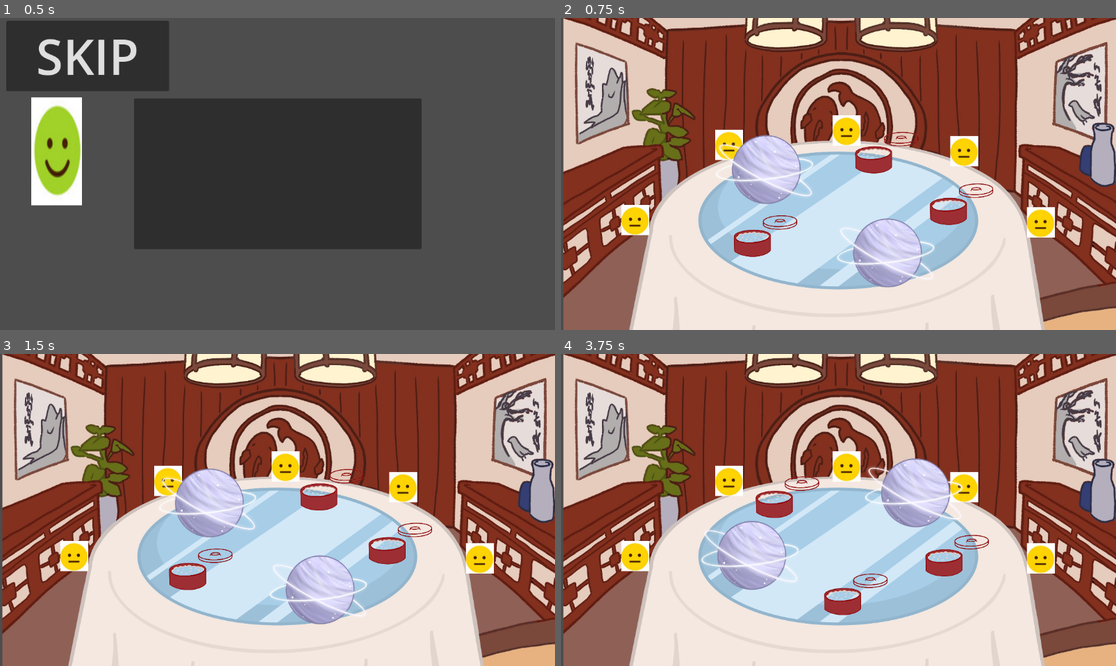
Above: before the commit, frames 1-4 (two rows, left to right).
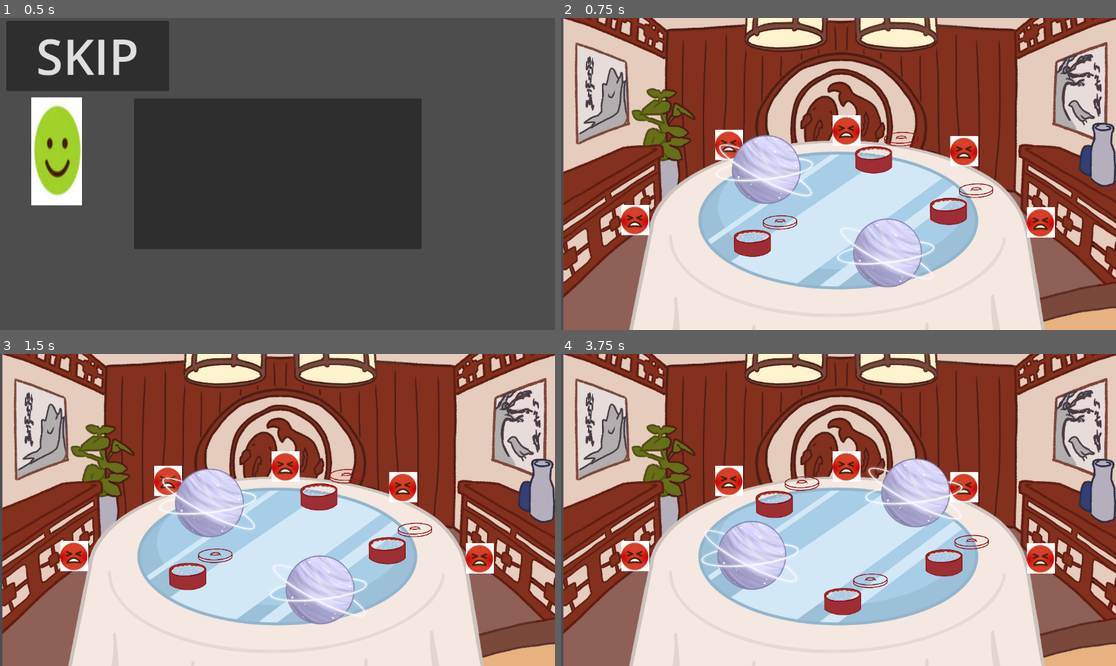
Above: after the commit, the same moments.

Repository: game-dev-besties/lupe_game
Game: Godot game, scene res://scenes/cutscene.tscn
Two runs of this game, one before a commit and one after it. Both use one fixed random seed, a clock stepped at 60 frames per second and the inputs below.
Inputs (mouse positions are in pixels of both pictures, inside the frame that each line leads up to):
- Up to frame 1 (0.5 s): no input
- Up to frame 2 (0.75 s): click "SKIP" at 0.5 s
- Up to frame 3 (1.5 s): tap Enter (ui_accept) at 1.25 s; move the mouse to (399, 538) at 1.27 s; hold Right (ui_right) from 1.28 s (still down); click (399, 538) at 1.42 s
- Up to frame 4 (3.75 s): tap Enter (ui_accept) at 1.52, 2.27 s; move the mouse to (810, 588) at 2.02 s; release Right (ui_right) at 2.03 s; hold Left (ui_left) 2.03-2.78 s; click (810, 588) at 2.17 s; move the mouse to (749, 522) at 2.77 s; hold Right (ui_right) from 2.78 s (still down); click (749, 522) at 2.92 s; move the mouse to (860, 485) at 3.52 s; click (860, 485) at 3.67 s

Frame 1 is identical in both runs. In frame 2, 1.8% of the frame differs, in the area x 10-89%, y 31-71%; in frame 3, 1.8%; in frame 4, 1.8%.

Commit message:
add satiation and refactor dishes

Diff:
--- a/scripts/dish.gd
+++ b/scripts/dish.gd
@@ -10,6 +10,7 @@
 var item_name: String
 var effect: String
 var quantity: int
+var satiation_value: int
 
 
 var ellipse_width: float = 400.0
@@ -22,6 +23,7 @@
 	self.item_name = data.get("item_name", "Unknown Item")
 	self.effect = data.get("effect", "none")
 	self.quantity = data.get("quantity", 1)
+	self.satiation_value = data.get("satiation_value", 5)
 
 	sprite.texture = data.get("texture")
 	var scale_factor = data.get("scale", 1.0)
@@ -54,21 +56,35 @@
 	else:
 		z_index = 1
 
-func consume():
-	stop_consumption_effects()
-	if active_wobble_tween:
-		active_wobble_tween.kill()
-	rotation_degrees = 0
-	if quantity > 0:
-		quantity -= 1
-		print(item_name + " quantity is now: " + str(quantity))
-	if quantity <= 0:
-		_on_empty()
+func _on_empty():
+	print(item_name + " is now empty!")
+	$Sprite2D.texture = empty_plate_texture
+	# Make the dish un-clickable and un-desirable
+	item_name = "Empty Plate"
+	$CollisionShape2D.disabled = true
 
-func stop_consumption_effects():
+func start_consumption(duration: float, consumer: NPC):
+	# Don't start if already being consumed
+	if active_consume_timer and active_consume_timer.is_valid():
+		return
+	consumption_particles.emitting = true
+	active_wobble_tween = create_tween().set_loops()
+	active_wobble_tween.tween_property(self, "rotation_degrees", 5, 0.1)
+	active_wobble_tween.tween_property(self, "rotation_degrees", -5, 0.1)
+	active_wobble_tween.tween_property(self, "rotation_degrees", 0, 0.1)
+	active_consume_timer = create_tween()
+	active_consume_timer.tween_interval(duration)
+	active_consume_timer.tween_callback(self._on_consumption_finished.bind(consumer))
+
+func _on_consumption_finished(consumer: NPC):
+	consumer.eat(self.satiation_value)
+	self.consume()
+
+func cancel_consumption():
 	if active_wobble_tween:
 		active_wobble_tween.kill()
 		active_wobble_tween = null
+
 	if active_consume_timer:
 		active_consume_timer.kill()
 		active_consume_timer = null
@@ -76,18 +92,10 @@
 	consumption_particles.emitting = false
 	rotation_degrees = 0
 
-func _on_empty():
-	print(item_name + " is now empty!")
-	$Sprite2D.texture = empty_plate_texture
-	# Make the dish un-clickable and un-desirable
-	item_name = "Empty Plate"
-	$CollisionShape2D.disabled = true
-
-func start_consumption_effects(duration: float):
-	consumption_particles.emitting = true
-	active_wobble_tween = create_tween().set_loops()
-	active_wobble_tween.tween_property(self, "rotation_degrees", 5, 0.1).set_trans(Tween.TRANS_SINE)
-	active_wobble_tween.tween_property(self, "rotation_degrees", -5, 0.1).set_trans(Tween.TRANS_SINE)
-	active_wobble_tween.tween_property(self, "rotation_degrees", 0, 0.1).set_trans(Tween.TRANS_SINE)
-	var consume_timer = create_tween()
-	consume_timer.tween_callback(self.consume).set_delay(duration)
+func consume():
+	if quantity > 0:
+		quantity -= 1
+	if quantity <= 0:
+		_on_empty()
+	print(self.item_name, " quantity: " , self.quantity)
+	self.cancel_consumption()
--- a/scripts/npc.gd
+++ b/scripts/npc.gd
@@ -5,6 +5,8 @@
 @export var happy_texture: Texture2D
 @export var unhappy_texture: Texture2D
 
+const MAX_SATIATION = 10
+var satiation: int = 0
 var desired_item_name: String
 var placement_angle: float
 var consumption_timer: float
@@ -15,10 +17,16 @@
 	self.name = data.get("name", "NPC")
 	self.desired_item_name = data.get("desire", "")
 	self.consumption_timer = data.get("timer", 1.0)
+	self.satiation = data.get("satiation", 0)
 
 func _ready():
-	# Start with a neutral expression
-	reset_emotion()
+	update_emotion()
+
+func eat(satiation_value: int):
+	if satiation < MAX_SATIATION:
+		satiation = min(satiation + satiation_value, MAX_SATIATION)
+		print(name + "'s satiation is now: " + str(satiation))
+		update_emotion()
 
 func react(is_correct_dish: bool):
 	if is_correct_dish:
@@ -28,5 +36,10 @@
 		sprite.texture = unhappy_texture
 		print(name + " is unhappy!")
 
-func reset_emotion():
-	sprite.texture = neutral_texture
+func update_emotion():
+	if satiation >= MAX_SATIATION:
+		sprite.texture = happy_texture
+	elif satiation > 0:
+		sprite.texture = neutral_texture
+	else:
+		sprite.texture = unhappy_texture
--- a/scripts/spinningthing.gd
+++ b/scripts/spinningthing.gd
@@ -28,9 +28,9 @@
 	{"texture": preload("res://assets/canvas.png"), "scale": 0.3, "item_name": "rice", "quantity": 3},
 ]
 var npc_desires = [
-	{"name": "npc1", "desire": "planet", "timer": 1.5},
-	{"name": "npc2", "desire": "Magic Sword", "timer": 1.5},
-	{"name": "npc3", "desire": "nothing", "timer": 1.5},
+	{"name": "npc1", "desire": "rice", "timer": 5},
+	{"name": "npc2", "desire": "rice", "timer": 1.5},
+	{"name": "npc3", "desire": "rice", "timer": 5},
 	{"name": "npc4", "desire": "rice", "timer": 1.5},
 	{"name": "npc4", "desire": "rice", "timer": 1.5},
 ]
@@ -82,7 +82,6 @@
 # --- Event Functions ---
 func _on_susan_stopped():
 	print("Susan stopped! Checking dishes...")
-
 	var dishes = []
 	var npcs = []
 	for node in get_children():
@@ -90,10 +89,9 @@
 			dishes.append(node)
 		elif node is NPC:
 			npcs.append(node)
-
-	# For each NPC, find the dish in front of them
+	# for each npc calculate what to do with dish
 	for npc in npcs:
-		# calculate distance between dish and
+		# distance between dish and npc
 		var closest_dish: Dish = null
 		var min_angle_diff = INF
 		for dish in dishes:
@@ -101,26 +99,22 @@
 			if diff < min_angle_diff:
 				min_angle_diff = diff
 				closest_dish = dish
+		# find desired dish nearby
 		if closest_dish:
 			var distance = npc.position.distance_to(closest_dish.position)
-			var is_correct = false
-			# Add a check to see if the dish has any quantity left
+			var can_eat = false
+			# Check all conditions: close enough, correct item, dish has quantity, and npc is not full
 			if distance < serving_distance_threshold and closest_dish.quantity > 0:
-				if closest_dish.item_name == npc.desired_item_name:
-					is_correct = true
-			npc.react(is_correct)
-			# If the dish was correct, start the consumption timer
-			if is_correct:
-				print(npc.name + " is starting to eat " + closest_dish.item_name)
-				closest_dish.start_consumption_effects(npc.consumption_timer)
+				if closest_dish.item_name == npc.desired_item_name and npc.satiation < npc.MAX_SATIATION:
+					can_eat = true
+			if can_eat:
+				closest_dish.start_consumption(npc.consumption_timer, npc)
 
 func _on_susan_started_moving():
-	# Reset all animations
+	# Reset all animations and timers
 	for node in get_children():
-		if node is NPC:
-			node.reset_emotion()
-		elif node is Dish:
-			node.stop_consumption_effects()
+		if node is Dish:
+			node.cancel_consumption()
 
 # --- Input and Physics functions ---
 func handle_input(delta):
Not shown: 1 places in scenes/NPC.tscn that only renumber resources
Not shown: 1 places in scenes/dish.tscn that only renumber resources
Not shown: 1 places in scenes/game.tscn that only renumber resources
Not shown, added: scripts/cutscene.gd.uid
